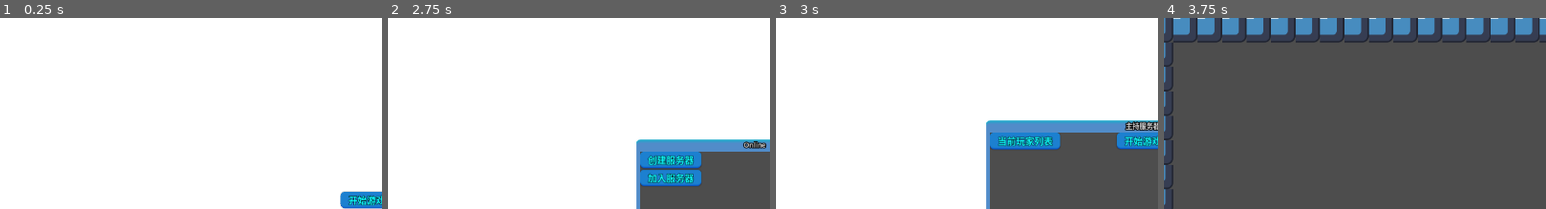
Above: before the commit, frames 1-4 (left to right).
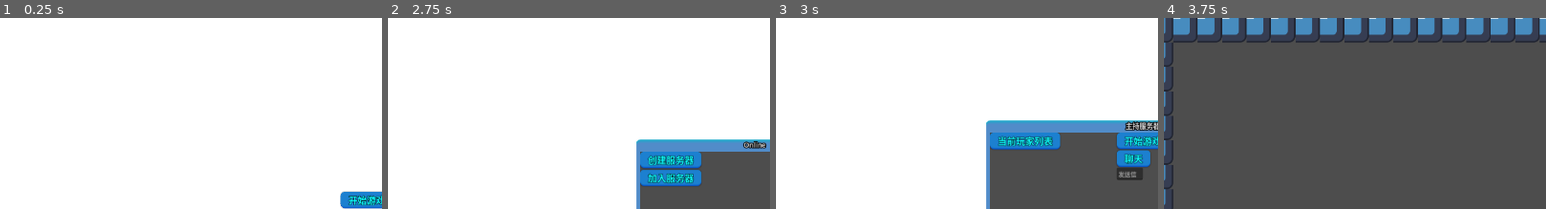
Above: after the commit, the same moments.

Repository: looooiiui/2D-Online-Sample-Game
Game: Godot game, scene res://02Scenes/MainMenu/main_menu.tscn
The game is run twice, just before and just after one commit, with the same random seed, the same clock (stepped at 60 frames per second) and the same inputs. The engine's default icon, where the game draws it, is replaced by a stand-in: a white triangle on a blue panel in a dark square.
Inputs:
- Up to frame 1 (0.25 s): no input
- Up to frame 2 (2.75 s): click "开始游戏" at 0.5 s; click "开始游戏" at 1.25 s; click "离开" at 2 s
- Up to frame 3 (3 s): click "创建服务器" at 2.75 s
- Up to frame 4 (3.75 s): click "开始游戏" at 3.5 s
The pictures show only the part of the screen within x 2-52%, y 0-50%; the shares and areas given below are measured in that part.

Frames 1-2 are identical in both runs. In frame 3, 1.1% of the frame differs, in the area x 89-98%, y 69-85%; in frame 4, nothing differs.

Commit message:
1. 更新了聊天系统

Diff:
--- a/00_Engine/MultiplayerOnline/Server/GameRunnning/game_running.gd
+++ b/00_Engine/MultiplayerOnline/Server/GameRunnning/game_running.gd
@@ -2,12 +2,20 @@
 
 @export var player_position_dic:		Dictionary[String, Vector2]		= {}
 @export var player_list:				Array[String]					= []
+@export var player_chat_messages:		Array[String]					= []
+@export var max_chat_num:				int								= 10
 
 #服务器主玩家地址
 var server_position: 					Vector2							= Vector2(0, 0)
 # 外置调用同步API
 func sync_with_player_position_dic(send_position: Vector2 = Vector2(0, 0)):
 	_sync_with_player_position_dic.rpc(send_position)
+
+func send_player_message(msg: String):
+	# 存入格式 [player_id] : information
+	var send_msg = "[" + str(multiplayer.get_unique_id()) + "]: " + msg
+	rpc_player_chat(send_msg)
+	rpc_player_chat.rpc(send_msg)
 
 #任意端口发送位置
 @rpc("any_peer", "unreliable")
@@ -34,6 +42,15 @@
 	if multiplayer.get_unique_id() != 1:
 		player_position_dic = get_player_position_dic
 
+# 玩家聊天信息广播
+@rpc("any_peer", "reliable")
+func rpc_player_chat(msg: String):
+	# 存入格式 [player_id] : information
+	player_chat_messages.append(msg)
+	# 限制消息存储限制
+	if player_chat_messages.size() > max_chat_num:
+		player_chat_messages.pop_front()
+
 #客户端自检测
 func _detect_connect()				-> void:
 	## 检测联机节点
@@ -42,6 +59,7 @@
 		if player_list != []:
 			player_list.clear()
 			player_position_dic.clear()
+			player_chat_messages.clear()
 		return
 
 	# 这里检测对等体是否为空或者本地离线对等体，清空玩家列表
@@ -49,6 +67,7 @@
 		if player_list != []:
 			player_list.clear()
 			player_position_dic.clear()
+			player_chat_messages.clear()
 		return
 
 	var state = multiplayer.multiplayer_peer.get_connection_status()
@@ -58,3 +77,4 @@
 		if player_list != []:
 			player_list.clear()
 			player_position_dic.clear()
+			player_chat_messages.clear()
--- a/00_Engine/MultiplayerOnline/Server/server.gd
+++ b/00_Engine/MultiplayerOnline/Server/server.gd
@@ -80,7 +80,7 @@
 
 # 得到玩家列表
 func get_player_list()				-> Array:
-	return ServerRunning.player_list
+	return ServerRunning.player_list.duplicate()
 
 # 得到玩家位置信息字典
 func get_player_position_dic()						-> Dictionary:
@@ -89,7 +89,23 @@
 func change_main_player_position(main_position: Vector2)			-> void:
 	GameRunning.server_position = main_position
 
-#切换场景广播
+# 发送信息
+func send_message(msg: String) 		-> void:
+	GameRunning.send_player_message(msg)
+
+# 获取玩家信息列表
+func get_player_chat_list() 		-> Array:
+	return GameRunning.player_chat_messages.duplicate()
+
+# 连接状态
+func is_connect() -> bool:
+	var peer = multiplayer.multiplayer_peer
+	if peer == null or peer is OfflineMultiplayerPeer:
+		return false
+
+	return peer.get_connection_status() == MultiplayerPeer.CONNECTION_CONNECTED
+
+# 切换场景广播
 @rpc("any_peer", "reliable")
 func rpc_change_scene(path: String):
 	get_tree().change_scene_to_file(path)
--- a/02Scenes/MainMenu/main_menu.tscn
+++ b/02Scenes/MainMenu/main_menu.tscn
@@ -8,6 +8,7 @@
 [ext_resource type="PackedScene" uid="uid://kms37wdg43jk" path="res://03_Game/PlayerList/single_player.tscn" id="5_2tkww"]
 [ext_resource type="Script" uid="uid://cr3py577bv4lc" path="res://02Scenes/MainMenu/WindowsMenu/OnlineGroup/JoinWindows/join.gd" id="5_7ym5f"]
 [ext_resource type="Script" uid="uid://by8t1dlslnntl" path="res://03_Game/PlayerList/PlayerList/player_list.gd" id="5_vf6a1"]
+[ext_resource type="PackedScene" uid="uid://bb6bv047gdbw3" path="res://03_Game/Server/PlayerChatBar/player_char_bar.tscn" id="6_af6no"]
 
 [sub_resource type="CanvasTexture" id="CanvasTexture_oajpe"]
 
@@ -155,12 +156,21 @@
 
 [node name="PlayerList" parent="MainMenu/WindowsMenu/OnlineGroup/Host" unique_id=1434962450 instance=ExtResource("5_0k5lx")]
 
+[node name="PlayerCharBar" parent="MainMenu/WindowsMenu/OnlineGroup/Host" unique_id=636911949 instance=ExtResource("6_af6no")]
+anchors_preset = 5
+anchor_left = 0.5
+anchor_right = 0.5
+offset_left = -68.0
+offset_top = 46.0
+offset_right = -28.0
+offset_bottom = 86.0
+grow_horizontal = 2
+
 [node name="Join" type="Window" parent="MainMenu/WindowsMenu/OnlineGroup" unique_id=1306000376 node_paths=PackedStringArray("Search_Label")]
 oversampling_override = 1.0
 title = "加入游戏"
 initial_position = 1
 size = Vector2i(800, 400)
-visible = false
 script = ExtResource("5_7ym5f")
 Search_Label = NodePath("Search")
 
@@ -199,6 +209,12 @@
 [node name="ListName" type="Label" parent="MainMenu/WindowsMenu/OnlineGroup/Join/PlayerList/PlayerList" unique_id=2047617906]
 layout_mode = 2
 text = "当前玩家列表"
+
+[node name="PlayerCharBar" parent="MainMenu/WindowsMenu/OnlineGroup/Join" unique_id=1596052570 instance=ExtResource("6_af6no")]
+offset_left = 277.0
+offset_top = 51.0
+offset_right = 317.0
+offset_bottom = 91.0
 
 [connection signal="pressed" from="MainMenu/MainMenu/StyleMenu/ButtonGroup/MainButton/Start" to="MainMenu/WindowsMenu/OnlineGroup/OnlineWindows" method="_on_start_pressed"]
 [connection signal="pressed" from="MainMenu/MainMenu/StyleMenu/ButtonGroup/MainButton/Quit" to="MainMenu/MainMenu/StyleMenu/ButtonGroup/MainButton" method="_on_quit_pressed"]
--- a/02Scenes/MainTestRoot/Players/players.gd
+++ b/02Scenes/MainTestRoot/Players/players.gd
@@ -1,12 +1,27 @@
 extends Node2D
 
-@export var player: 				PackedScene
-@export var player_dic: 			Dictionary[String, Node]
+@export var PlayerScene: 		PackedScene
+@export var player_dic:			Dictionary[String, Node]
+@export var player_list:		Array[String]
 
 func _ready() -> void:
-	pass # Replace with function body.
+	await get_tree().create_timer(1.0).timeout
+	_initialize_mulitplayer()
+
+func _physics_process(delta: float) -> void:
+	pass
+
+#多人持续检测函数
+func _mulitplayer_runner() 				-> void:
+	if player_list != Server.get_player_list():
+		player_list = Server.get_player_list()
 
 
-# Called every frame. 'delta' is the elapsed time since the previous frame.
-func _process(delta: float) -> void:
-	pass
+#初始化多人游戏实例
+func _initialize_mulitplayer()			-> void:
+	player_list = Server.get_player_list()
+	#加入玩家
+	for player_id in player_list:
+		var player_instantiation = InstantiationTool.instantiationAny(PlayerScene, self, Vector2(500, 500))
+		player_instantiation.player_id = player_id
+		player_dic[player_id] = player_instantiation
--- a/02Scenes/MainTestRoot/multiplayer.gd
+++ b/02Scenes/MainTestRoot/multiplayer.gd
@@ -1,27 +1 @@
 extends Node2D
-
-@export var PlayerScene: 		PackedScene
-@export var player_dic:			Dictionary[String, Node]
-@export var player_list:		Array[String]
-
-func _ready() -> void:
-	await get_tree().create_timer(1.0).timeout
-	_initialize_mulitplayer()
-
-func _physics_process(delta: float) -> void:
-	pass
-
-#多人持续检测函数
-func _mulitplayer_runner() 				-> void:
-	if player_list != Server.get_player_list():
-		player_list = Server.get_player_list()
-
-
-#初始化多人游戏实例
-func _initialize_mulitplayer()			-> void:
-	player_list = Server.get_player_list()
-	#加入玩家
-	for player_id in player_list:
-		var player_instantiation = InstantiationTool.instantiationAny(PlayerScene, self, Vector2(500, 500))
-		player_instantiation.player_id = player_id
-		player_dic[player_id] = player_instantiation
--- a/02Scenes/MainTestRoot/multiplayer.tscn
+++ b/02Scenes/MainTestRoot/multiplayer.tscn
@@ -21,7 +21,6 @@
 
 [node name="Multiplayer" type="Node2D" unique_id=796322474]
 script = ExtResource("1_0slbb")
-PlayerScene = ExtResource("1_kuglq")
 
 [node name="Map" type="Node2D" parent="." unique_id=1598481827]
 
@@ -31,4 +30,4 @@
 
 [node name="Players" type="Node2D" parent="." unique_id=2074602333]
 script = ExtResource("4_npglw")
-player = ExtResource("1_kuglq")
+PlayerScene = ExtResource("1_kuglq")
--- /dev/null
+++ b/03_Game/Server/PlayerChatBar/Message/SingleInformation/single_information.gd
@@ -0,0 +1,24 @@
+extends Label
+
+func _ready() -> void:
+	_initialize_text()
+
+# 初始化获得最新消息
+func _initialize_text()		-> void:
+
+	#获得最新消息
+	var chat_list_size: int = Server.get_player_chat_list().size()
+	#空消息不执行
+	if chat_list_size == 0:
+		return
+	text = Server.get_player_chat_list()[chat_list_size - 1]
+
+# 外部给予ID更改消息
+func change_text_by_id(id: int)	-> void:
+	var chat_list_size: int = Server.get_player_chat_list().size()
+	#超限不改
+	if id >= chat_list_size or id < 0:
+		return
+
+	# 更改text到对应玩家信息列表位置(最新第 id 条)
+	text = Server.get_player_chat_list()[chat_list_size - id - 1]
--- /dev/null
+++ b/03_Game/Server/PlayerChatBar/Message/SingleInformation/single_information.tscn
@@ -0,0 +1,8 @@
+[gd_scene format=3 uid="uid://bsuhhcbdkt5yg"]
+
+[ext_resource type="Script" uid="uid://di2ein4k86vdi" path="res://03_Game/Server/PlayerChatBar/Message/SingleInformation/single_information.gd" id="1_1f1cx"]
+
+[node name="SingleInformation" type="Label" unique_id=1215289346]
+offset_right = 41.0
+offset_bottom = 42.0
+script = ExtResource("1_1f1cx")
--- /dev/null
+++ b/03_Game/Server/PlayerChatBar/Message/message.gd
@@ -0,0 +1,44 @@
+extends VBoxContainer
+
+@export var single_message:			PackedScene
+@export var message_label_list:		Array[Node]
+@export var Input_Line_Edit:		LineEdit
+@export var current_message_num:	int = 0
+@export var max_message_num:		int = 6
+
+var per_chat_message_list:			Array = []
+# Called every frame. 'delta' is the elapsed time since the previous frame.
+func _physics_process(delta: float) -> void:
+	_chat_detection()
+	_disconnect_clear_dectection()
+
+# 检测聊天状态并显示
+func _chat_detection()	-> void:
+	if (per_chat_message_list != Server.get_player_chat_list()):
+		per_chat_message_list = Server.get_player_chat_list()
+
+		# 未满首先实例化
+		if current_message_num < max_message_num:
+			message_label_list.append(InstantiationTool.instantiationAny(single_message, self))
+			current_message_num += 1
+			return
+		#满信息更新
+		for index in range(0, message_label_list.size()):
+			message_label_list[index].change_text_by_id(message_label_list.size() - index - 1)
+
+
+func _on_input_chat_text_submitted(chat_text: String) -> void:
+	Server.send_message(chat_text)
+	Input_Line_Edit.clear()
+
+# 断连清空
+func _disconnect_clear_dectection() -> void:
+	if Server.is_connect():
+		return
+	# 清空聊天栏
+	if message_label_list.is_empty():
+		return
+
+	for massage_label in message_label_list:
+		massage_label.queue_free()
+	message_label_list.clear()
--- /dev/null
+++ b/03_Game/Server/PlayerChatBar/player_char_bar.tscn
@@ -0,0 +1,31 @@
+[gd_scene format=3 uid="uid://bb6bv047gdbw3"]
+
+[ext_resource type="Script" uid="uid://dndf1srg58ewc" path="res://03_Game/Server/PlayerChatBar/Message/message.gd" id="1_r2nmx"]
+[ext_resource type="PackedScene" uid="uid://bsuhhcbdkt5yg" path="res://03_Game/Server/PlayerChatBar/Message/SingleInformation/single_information.tscn" id="2_e3ohi"]
+
+[node name="PlayerCharBar" type="Control" unique_id=636911949]
+layout_mode = 3
+anchors_preset = 0
+offset_right = 40.0
+offset_bottom = 40.0
+
+[node name="MainChat" type="Label" parent="." unique_id=16824621]
+layout_mode = 0
+offset_right = 88.0
+offset_bottom = 42.0
+text = "聊天"
+
+[node name="Message" type="VBoxContainer" parent="." unique_id=330714181 node_paths=PackedStringArray("Input_Line_Edit")]
+layout_mode = 0
+offset_top = 46.0
+offset_right = 40.0
+offset_bottom = 86.0
+script = ExtResource("1_r2nmx")
+single_message = ExtResource("2_e3ohi")
+Input_Line_Edit = NodePath("InputChat")
+
+[node name="InputChat" type="LineEdit" parent="Message" unique_id=1106157833]
+layout_mode = 2
+placeholder_text = "发送信息"
+
+[connection signal="text_submitted" from="Message/InputChat" to="Message" method="_on_input_chat_text_submitted"]
Not shown, added: 03_Game/Server/PlayerChatBar/Message/SingleInformation/single_information.gd.uid
Not shown, added: 03_Game/Server/PlayerChatBar/Message/message.gd.uid
